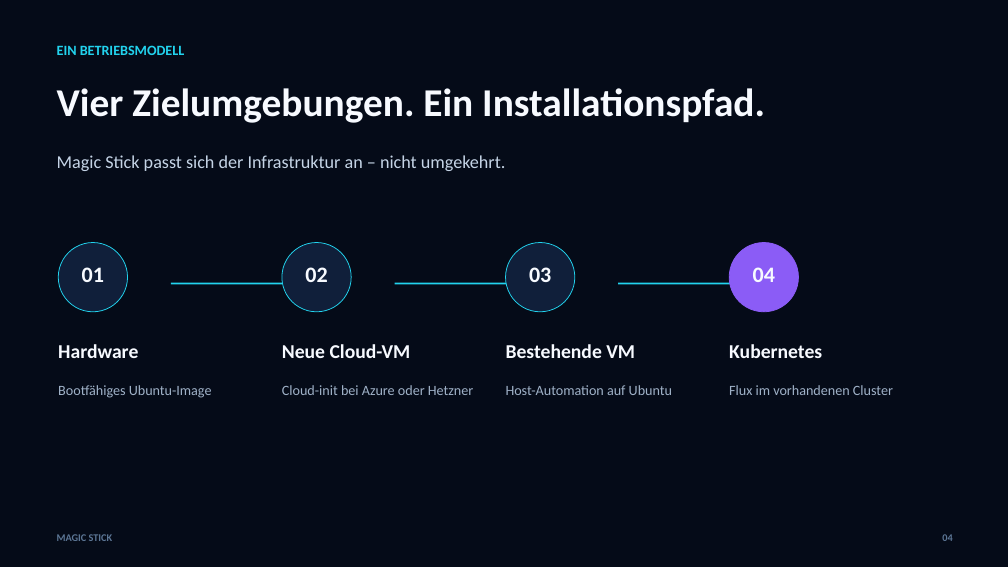
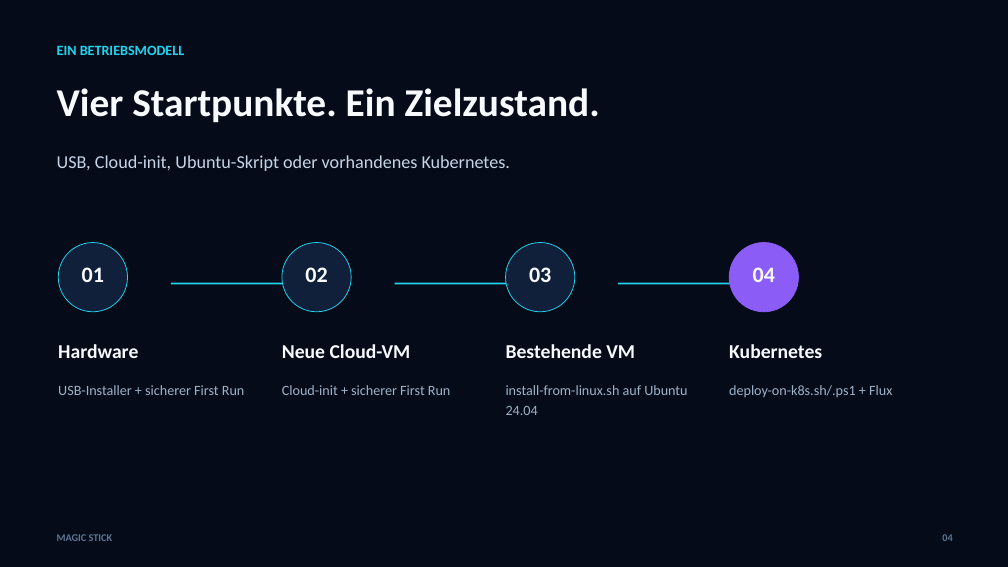
Before and after one commit to QualityMinds/AIppliance-Magic-Stick, a slide deck: slide 4 of docs/sales-deck/Magic-Stick-Salesdeck-Dark-DE.pptx. Drawn at 1008x567 pixels with LibreOffice and Linux fonts; fonts in the diff are those of the drawing. Boxes give left, top, right and bottom in pixels: in the first picture for what was removed or moved away, otherwise in the second. Text is boxed around its words. In the diff, an @@ line names an element or a change of style, - is before the commit and + after.

```diff
--- a/docs/sales-deck/Magic-Stick-Salesdeck-Dark-DE.pptx
+++ b/docs/sales-deck/Magic-Stick-Salesdeck-Dark-DE.pptx
@@ text at box(57, 88, 600, 123): text changed @@
-Vier Zielumgebungen. Ein Installationspfad.
+Vier Startpunkte. Ein Zielzustand.
@@ text at box(57, 155, 511, 171): text changed @@
-Magic Stick passt sich der Infrastruktur an – nicht umgekehrt.
+USB, Cloud-init, Ubuntu-Skript oder vorhandenes Kubernetes.
@@ text at box(58, 385, 245, 395): text changed @@
-Bootfähiges Ubuntu-Image
+USB-Installer + sicherer First Run
@@ text at box(282, 385, 450, 395): text changed @@
-Cloud-init bei Azure oder Hetzner
+Cloud-init + sicherer First Run
@@ text at box(506, 385, 687, 415): text changed @@
-Host-Automation auf Ubuntu
+install-from-linux.sh auf Ubuntu 24.04
@@ text at box(729, 385, 892, 398): text changed @@
-Flux im vorhandenen Cluster
+deploy-on-k8s.sh/.ps1 + Flux
```
Also in this commit, not shown: 10 other slides changed, 24 other files.
